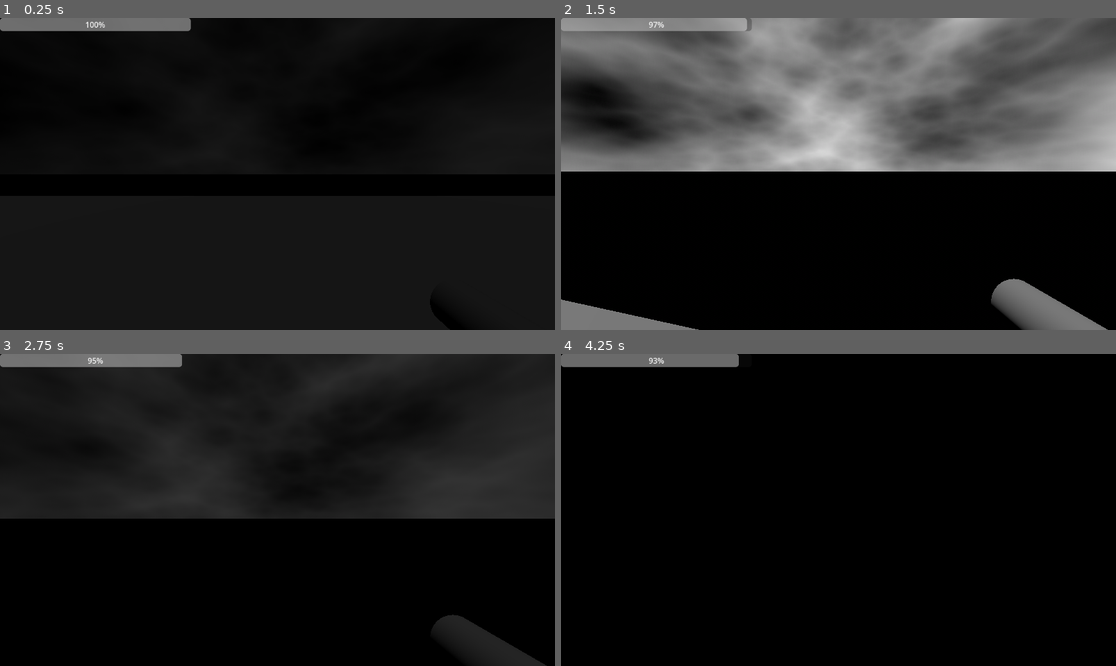
Above: before the commit, frames 1-4 (two rows, left to right).
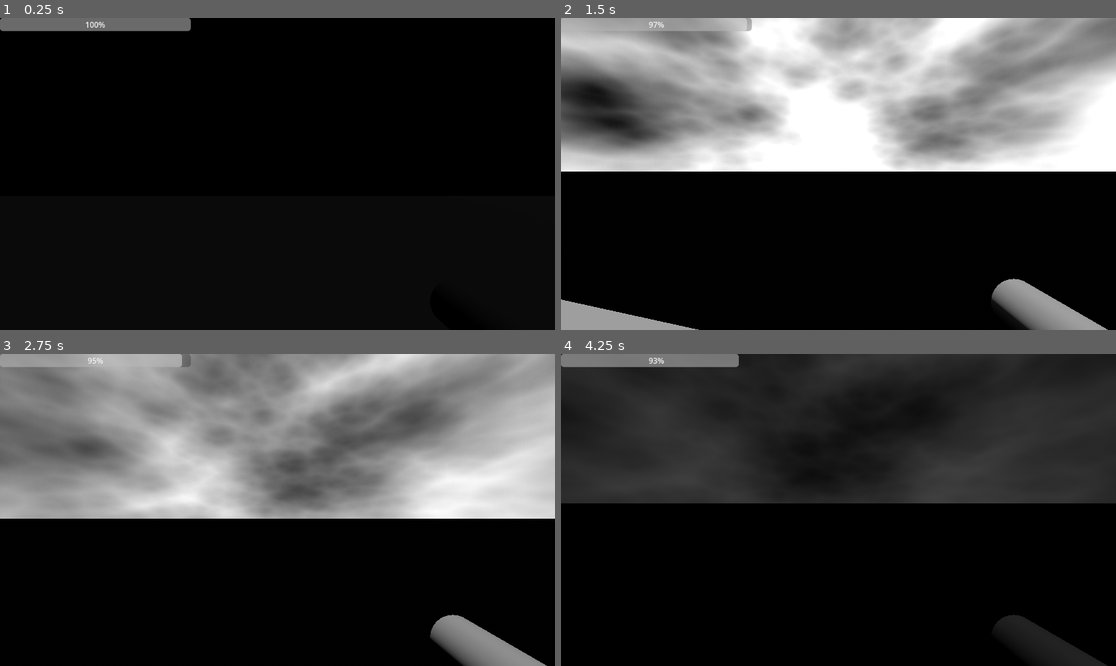
Above: after the commit, the same moments.

Repository: lethalgem/godot-wild-jam-81
Game: Godot game, scene res://scenes/lighting_test.tscn
The game is run twice, just before and just after one commit, with the same random seed, the same clock (stepped at 60 frames per second) and the same inputs. This scene is started directly instead of the project's main scene. Sound files missing from this copy of the repository are replaced by a short silence.
Inputs (mouse positions are in pixels of both pictures, inside the frame that each line leads up to):
- Up to frame 1 (0.25 s): no input
- Up to frame 2 (1.5 s): move the mouse to (866, 174) at 0.52 s; hold N (night_vision) 0.53-1.28 s; hold W (move_forward) from 0.53 s (still down); move the mouse to (810, 174) at 1.27 s; tap N (night_vision) at 1.35 s
- Up to frame 3 (2.75 s): keep holding W (move_forward); move the mouse to (288, 503) at 2.02 s; hold N (night_vision) from 2.03 s (still down)
- Up to frame 4 (4.25 s): keep holding W (move_forward); move the mouse to (832, 516) at 2.77 s; release N (night_vision) at 2.78 s; tap N (night_vision) at 2.85 s; move the mouse to (877, 513) at 3.52 s; hold N (night_vision) from 3.53 s (still down)

The runs differ from the first frame. In frame 1, less than 0.1% of the frame differs, in the area x 85-87%, y 47-48%; in frame 2, 50%; in frame 3, 55%, in the area x 0-100%, y 0-100%; in frame 4, 43%.

Commit message:
Thunder Tweaks Adding Lightning Pattern Functions

Diff:
--- a/scenes/lighting_test.tscn
+++ b/scenes/lighting_test.tscn
@@ -28,3 +28,5 @@
 
 [node name="CSGCylinder3D4" type="CSGCylinder3D" parent="."]
 transform = Transform3D(1, 0, 0, 0, 1, 0, 0, 0, 1, -15.7057, 0.964066, 7.76493)
+
+[node name="AudioStreamPlayer" type="AudioStreamPlayer" parent="."]
--- a/scenes/lightning_manager.tscn
+++ b/scenes/lightning_manager.tscn
@@ -1,6 +1,6 @@
 [gd_scene load_steps=3 format=3 uid="uid://brf05vc778n02"]
 
-[ext_resource type="Script" uid="uid://c86h316umyl25" path="res://scenes/lightning_manager.gd" id="1_bh0cj"]
+[ext_resource type="Script" uid="uid://c86h316umyl25" path="res://scripts/lightning_manager.gd" id="1_bh0cj"]
 
 [sub_resource type="Environment" id="Environment_bh0cj"]
 
--- a/scenes/lightning_manager.gd
+++ b/scripts/lightning_manager.gd
@@ -13,18 +13,18 @@
 	preload('res://assets/sfx/Thunder_Sounds/Distant/mixkit-thunderstorm-background-sound-2398.wav'),]
 @onready var close_thunder_audio_pool := [preload("res://assets/sfx/Thunder_Sounds/Close/mixkit-nature-ambience-with-lightning-strike-and-thunder-3093.wav"),
 preload("res://assets/sfx/Thunder_Sounds/Close/mixkit-thunder-with-rain-in-the-storm-1294.wav")]
-
 var tween : Tween
 
 func _ready():
 	change_to_env(dark_env,0.0,0.0)
-	start_sequence_lightning()
+	lightning_pattern_two()
 
 func start_sequence_lightning():
+	print("Pattern 1")
 	directional_light.rotation = Vector3(250,randf_range(-360, 360),0)
-	var subtle_flash_timing = randf_range(0.01,0.15)
+	var subtle_flash_timing = randf_range(0.01,0.2)
 
-	for i in randi_range(0,2):
+	for i in randi_range(0,1.5):
 		await change_to_env(subtle_flash_env,subtle_flash_timing,0.05)
 		await change_to_env(dark_env,0.2,0.01)
 
@@ -42,19 +42,40 @@
 
 	await change_to_env(subtle_flash_env,randf_range(0.7,1.0),0.05)
 	await change_to_env(dark_env,randf_range(0.05,0.2),0.0)
-	play_thunder_audio()
-	await get_tree().create_timer(randf_range(3.0,6.0)).timeout
+	play_thunder_audio(false)
+	await get_tree().create_timer(randf_range(2.5,5.0)).timeout
+	lightning_pattern_two()
+
+func lightning_pattern_two():
+	print("Pattern 2")
+	directional_light.rotation = Vector3(250,randf_range(-360, 360),0)
+	var subtle_flash_timing = randf_range(0.01,0.1)
+
+	for i in randi_range(0,3):
+		await change_to_env(subtle_flash_env,subtle_flash_timing,0.02)
+		await change_to_env(dark_env,0.2,0.01)
+
+	await change_to_env(big_flash_env,subtle_flash_timing,0.05)
+	for i in randi_range(0,1):
+		await change_to_env(big_flash_env,subtle_flash_timing,0.9)
+	play_thunder_audio(true)
+	await get_tree().create_timer(randf_range(0.5,2.0)).timeout
 	start_sequence_lightning()
 
-func play_thunder_audio():
-	var sound_lag = randf_range(0.5,1.5)
+func play_thunder_audio(force_play_close_audio : bool):
+	var sound_lag = randf_range(0.2,1.5)
 	var sound : AudioStream
 	var volume : float = -sound_lag * 3.0
 
-	if sound_lag >= 1.0:
+	if force_play_close_audio:
+		sound = close_thunder_audio_pool.pick_random()
+		print("Close")
+	elif sound_lag >= .5:
 		sound = distant_thunder_audio_pool.pick_random()
+		print("Distant")
 	else:
 		sound = close_thunder_audio_pool.pick_random()
+		print("Close")
 
 	var thunder_audio_player = AudioStreamPlayer.new()
 	get_parent().add_child(thunder_audio_player)
Renamed: scenes/lightning_manager.gd.uid -> scripts/lightning_manager.gd.uid
